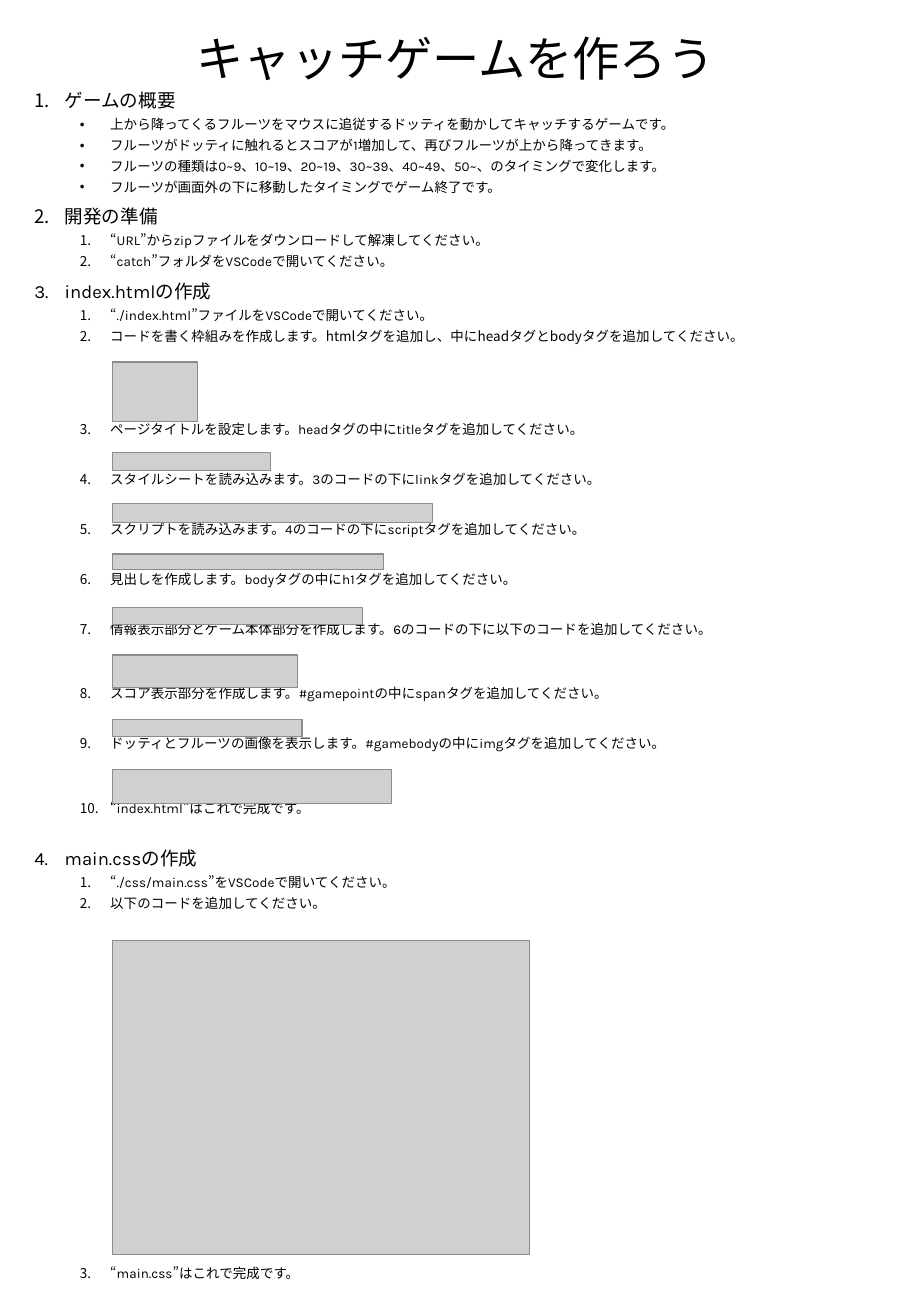
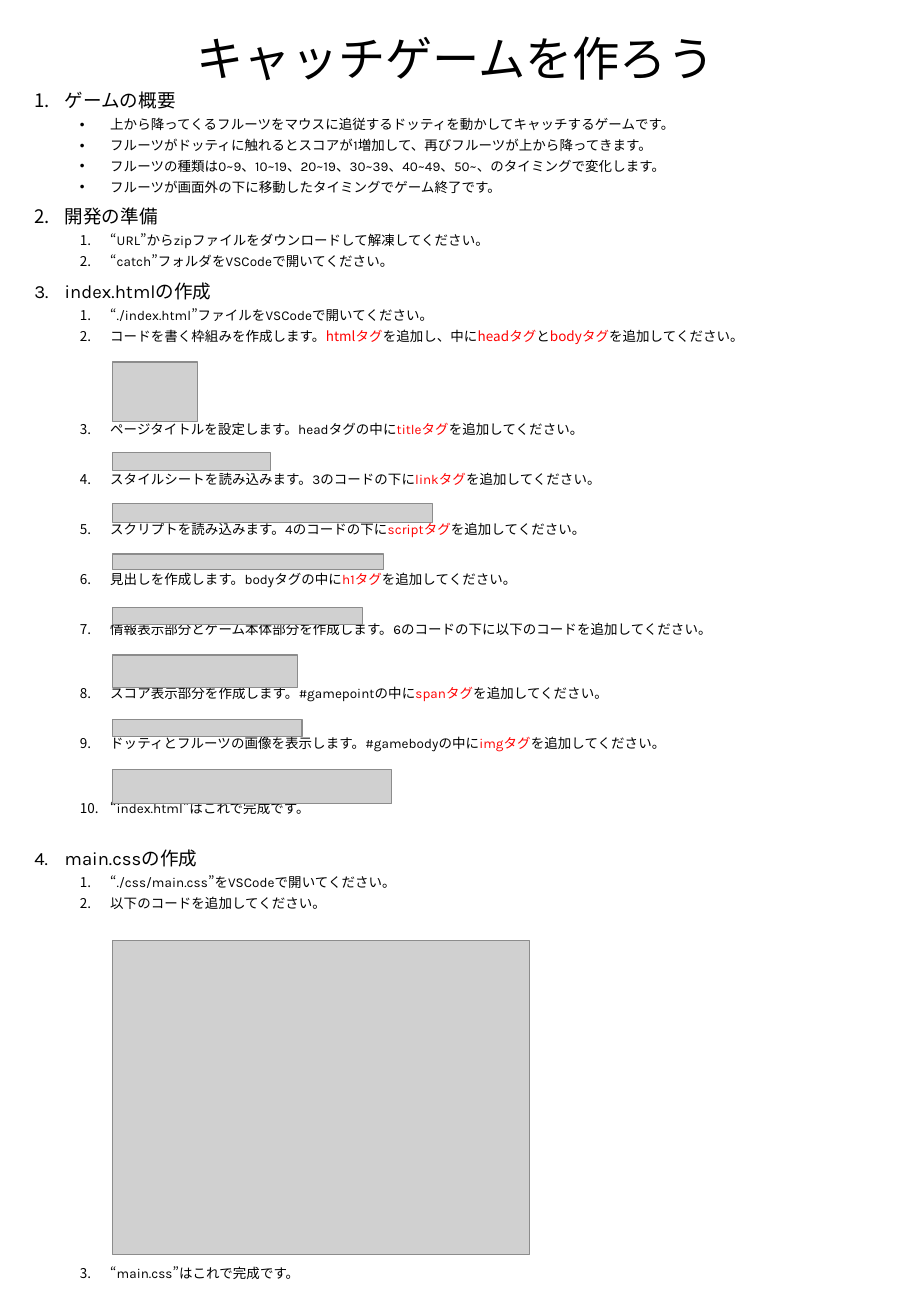
Before and after one commit to dotwork-takagi/public, a slide deck: slide 1 of shiryo/catch/キャッチゲームを作ろう.pptx. Drawn at 911x1316 pixels with LibreOffice and Linux fonts; fonts in the diff are those of the drawing; grey boxes stand for pictures. Boxes give left, top, right and bottom in pixels: in the first picture for what was removed or moved away, otherwise in the second. Text is boxed around its words. In the diff, an @@ line names an element or a change of style, - is before the commit and + after.

```diff
--- a/shiryo/catch/キャッチゲームを作ろう.pptx
+++ b/shiryo/catch/キャッチゲームを作ろう.pptx
@@ subtitle at (x1=110, y1=329, x2=743, y2=752): text colour #000000 to #FF0000 in "コードを書く枠組みを作成します。htmlタグを追加し、中にheadタグとbodyタグを追加してください。", "ページタイトルを設定します。headタグの中にtitleタグを追加してください。", "スタイルシートを読み込みます。3のコードの下にlinkタグを追加してください。", "スクリプトを読み込みます。4のコードの下にscriptタグを追加してください。" and 3 more places @@
```
Also in this commit, not shown: 2 other slides changed, 1 other file.
